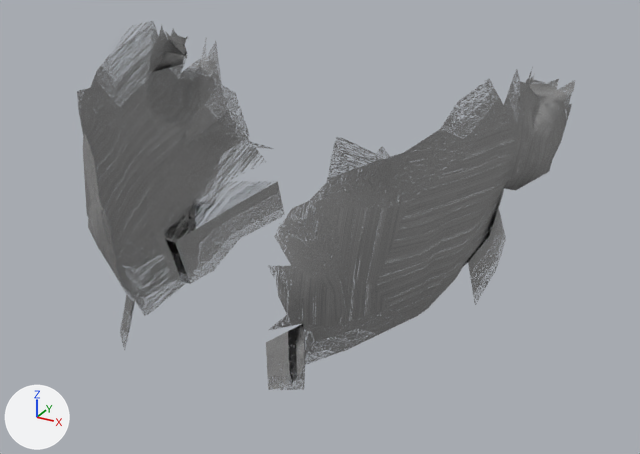
A saved change to the glTF model assets/source/characters/parts/hair_m_farmer/beard_mutton.glb.
The view is the same before and after, from a 50 mm lens placed at (0.163, -0.322, 1.674), pointed at (0.013, -0.05, 1.538). Arrows for +X, +Y and +Z are at lower left; the lights stay in place. The first picture is the older version. Objects named as collision shapes, trigger or cutter boxes, shadow casters or lower levels of detail are left out. Vertices at exactly the same position are counted once.

Objects in the first picture: 'beard_lod0'.
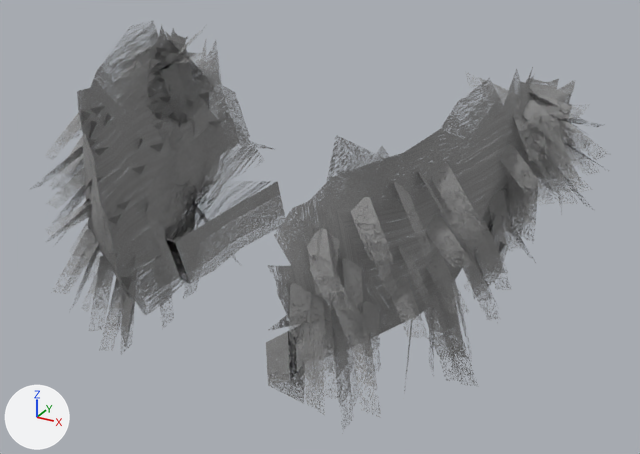
Pixel boxes (x1, y1, x2, y2) of what changed, in the pictures (640 x 454 px):
```json
{"object": "beard_lod0", "change": "reshaped", "before": [77, 21, 575, 390], "after": [30, 21, 609, 434], "on screen": "16% wider, 12% taller"}
{"part": 1, "of": "me_beard_lod0", "change": "built on", "before": [83, 38, 556, 390], "after": [30, 24, 609, 434]}
{"part": 2, "of": "me_beard_lod0", "change": "surface changed", "before": [79, 22, 572, 363], "after": [79, 22, 572, 363]}
```

Scene script edits in JSON lines:
```json
{"block": "me_beard_lod0", "where": "# used by ob_beard_lod0; location = (0.0, 0.0, 0.0)"}
{"op": "remove", "block": "me_beard_lod0", "code": "me_beard_lod0.from_pydata(...)  # 320 vertices, 453 faces; spans x -0.091..0.091, y -0.116..0.019, z 1.504..1.605"}
{"op": "add", "block": "me_beard_lod0", "code": "me_beard_lod0.from_pydata(...)  # 1042 vertices, 800 faces; spans x -0.111..0.111, y -0.129..0.019, z 1.479..1.605"}
{"block": "me_beard_lod0", "change": "me_beard_lod0 part 1: 20 vertices moved from x -0.071..0.073, y -0.116..0.001, z 1.504..1.545 to x -0.07..0.074, y -0.116..0.001, z 1.499..1.539; 18 vertices removed from x -0.09..0.08, y -0.105..0.0, z 1.516..1.592; 740 vertices added at x -0.111..0.111, y -0.129..0.003, z 1.479..1.603"}
{"block": "me_beard_lod0", "change": "me_beard_lod0 part 2: 341 kept faces spanning x -0.091..0.091, y -0.116..0.019, z 1.504..1.605 get new texture (UV) coordinates"}
```
